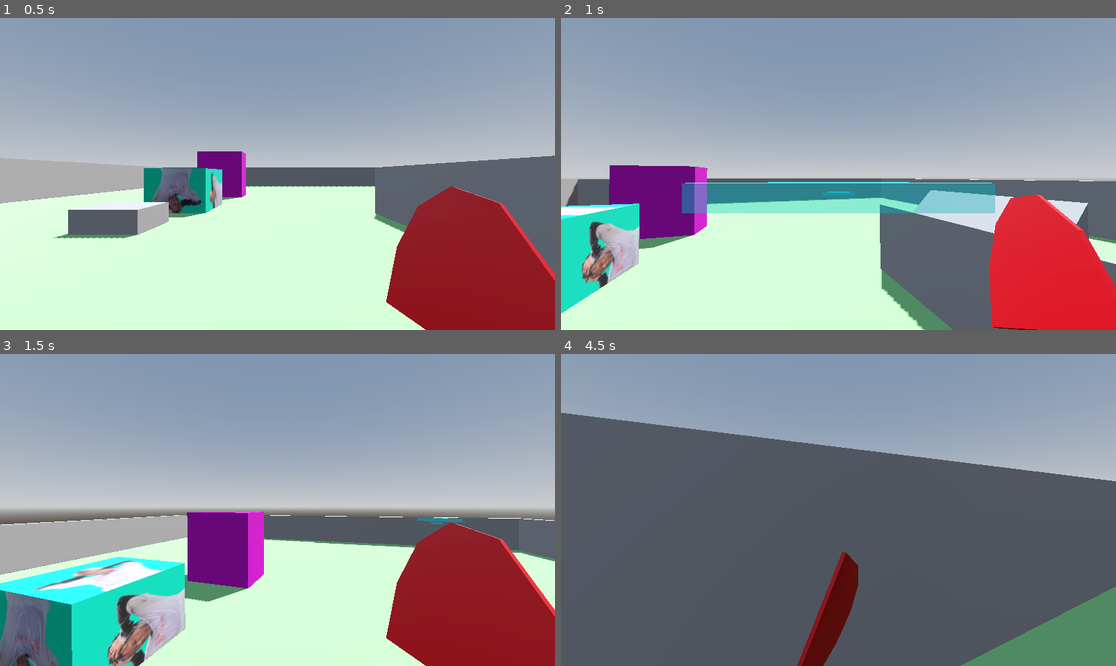
Above: before the commit, frames 1-4 (two rows, left to right).
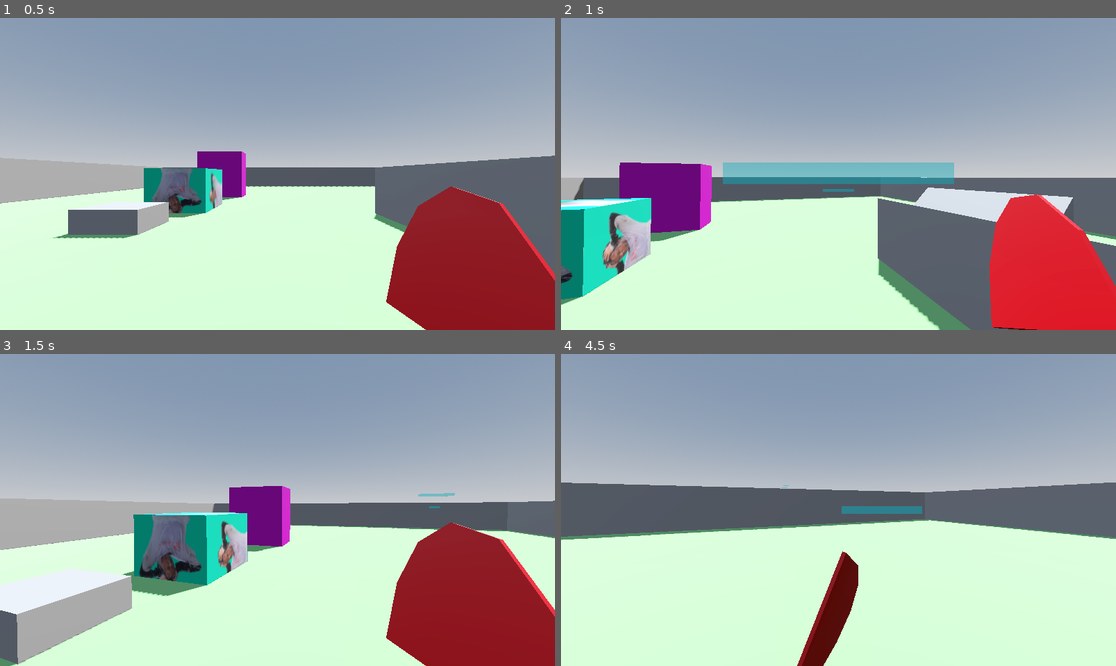
Above: after the commit, the same moments.

Repository: AngeloManlangit/BahalaNa.gd
Game: Godot game, scene res://scenes/game.tscn
Same seed, same stepped clock (60 frames per second), same inputs: the game is played once before the commit and once after it.
Inputs (mouse positions are in pixels of both pictures, inside the frame that each line leads up to):
- Up to frame 1 (0.5 s): no input
- Up to frame 2 (1 s): tap Enter (ui_accept) at 0.5 s; move the mouse to (866, 174) at 0.52 s; press the mouse at (866, 174) at 0.53 s; hold W (move_up) from 0.53 s (still down); tap Space (jump) at 0.77, 0.8 s
- Up to frame 3 (1.5 s): keep holding W (move_up); tap Space (jump) at 1.07, 1.35 s; move the mouse to (249, 510) at 1.27 s; release the mouse at (249, 510) at 1.28 s
- Up to frame 4 (4.5 s): tap Space (jump) at 1.52, 1.82, 2.3, 3.02, 3.32, 3.6, 3.77, 4.07 s; click (810, 510) at 1.55 s; move the mouse to (849, 503) at 2.02 s; press the mouse at (849, 503) at 2.03 s; move the mouse to (832, 516) at 2.77 s; release the mouse at (832, 516) at 2.78 s; click (832, 516) at 2.85 s; move the mouse to (877, 513) at 3.52 s; click (877, 513) at 3.67 s; tap Escape at 4.15 s; move the mouse to (672, 463) at 4.27 s; release W (move_up) at 4.28 s; hold A (move_left) from 4.28 s (still down); click (672, 463) at 4.35 s

Frame 1 is identical in both runs. In frame 2, 15% of the frame differs, in the area x 0-100%, y 46-100%; in frame 3, 24%; in frame 4, 56%, in the area x 0-100%, y 18-100%.

Commit message:
Working fan ability

Diff:
--- a/scenes/player.tscn
+++ b/scenes/player.tscn
@@ -1,8 +1,10 @@
-[gd_scene load_steps=10 format=3 uid="uid://cbcsaqa08rnq3"]
+[gd_scene load_steps=12 format=3 uid="uid://cbcsaqa08rnq3"]
 
 [ext_resource type="Texture2D" uid="uid://d38inaf4yhtfe" path="res://assets/goofy.png" id="1_3vyb7"]
 [ext_resource type="Script" uid="uid://chvc3jetbh6ws" path="res://scripts/player.gd" id="1_g2els"]
 [ext_resource type="PackedScene" uid="uid://c2qr4p6u8xxje" path="res://scenes/fan.tscn" id="3_qhqgy"]
+[ext_resource type="Script" uid="uid://bqcwjcp13ando" path="res://scripts/item_scripts.gd" id="4_qlg0r"]
+[ext_resource type="Script" uid="uid://ba6cx67kj5sca" path="res://scripts/fan.gd" id="5_tuyoq"]
 
 [sub_resource type="StandardMaterial3D" id="StandardMaterial3D_3vyb7"]
 albedo_texture = ExtResource("1_3vyb7")
@@ -12,6 +14,33 @@
 
 [sub_resource type="ConvexPolygonShape3D" id="ConvexPolygonShape3D_qhqgy"]
 points = PackedVector3Array(-0.12520654, -0.532801, -0.4805069, 0.022783129, 0.4760704, 0.49888408, 0.16971254, 0.55914 …(1084 unchanged characters)…
+
+[sub_resource type="Animation" id="Animation_dqkch"]
+length = 0.001
+tracks/0/type = "value"
+tracks/0/imported = false
+tracks/0/enabled = true
+tracks/0/path = NodePath(".:position")
+tracks/0/interp = 1
+tracks/0/loop_wrap = true
+tracks/0/keys = {
+"times": PackedFloat32Array(0),
+"transitions": PackedFloat32Array(1),
+"update": 0,
+"values": [Vector3(0.65, -0.65, -0.78)]
+}
+tracks/1/type = "value"
+tracks/1/imported = false
+tracks/1/enabled = true
+tracks/1/path = NodePath(".:rotation")
+tracks/1/interp = 1
+tracks/1/loop_wrap = true
+tracks/1/keys = {
+"times": PackedFloat32Array(0),
+"transitions": PackedFloat32Array(1),
+"update": 0,
+"values": [Vector3(-0.2268928, -1.5184364, 0.19198622)]
+}
 
 [sub_resource type="Animation" id="Animation_qhqgy"]
 resource_name = "shoot"
@@ -42,33 +71,6 @@
 "values": [Vector3(-0.2268928, -1.5184364, 0.19198622), Vector3(-0.0837758, -2.4364796, 1.5969763), Vector3(-0.37524578, -2.2671826, 1.8692477), Vector3(0.20594884, -0.22340214, 1.6091936), Vector3(-0.2268928, -1.5184364, 0.19198622)]
 }
 
-[sub_resource type="Animation" id="Animation_dqkch"]
-length = 0.001
-tracks/0/type = "value"
-tracks/0/imported = false
-tracks/0/enabled = true
-tracks/0/path = NodePath(".:position")
-tracks/0/interp = 1
-tracks/0/loop_wrap = true
-tracks/0/keys = {
-"times": PackedFloat32Array(0),
-"transitions": PackedFloat32Array(1),
-"update": 0,
-"values": [Vector3(0.65, -0.65, -0.78)]
-}
-tracks/1/type = "value"
-tracks/1/imported = false
-tracks/1/enabled = true
-tracks/1/path = NodePath(".:rotation")
-tracks/1/interp = 1
-tracks/1/loop_wrap = true
-tracks/1/keys = {
-"times": PackedFloat32Array(0),
-"transitions": PackedFloat32Array(1),
-"update": 0,
-"values": [Vector3(-0.2268928, -1.5184364, 0.19198622)]
-}
-
 [sub_resource type="AnimationLibrary" id="AnimationLibrary_qlg0r"]
 _data = {
 &"RESET": SubResource("Animation_dqkch"),
@@ -91,17 +93,23 @@
 [node name="Camera" type="Camera3D" parent="Head"]
 
 [node name="fan" parent="Head/Camera" instance=ExtResource("3_qhqgy")]
-transform = Transform3D(0.034396965, 0.13052814, -0.17028107, 0.067860276, 0.59301025, 0.03936643, 0.35698292, -0.12530462, 0.008924056, 0.65, -0.65, -0.78)
+transform = Transform3D(0.034396958, 0.13052814, -0.17028107, 0.06786026, 0.59301025, 0.03936643, 0.35698283, -0.12530462, 0.008924056, 0.65, -0.65, -0.78)
 
 [node name="AnimationPlayer" type="AnimationPlayer" parent="Head/Camera/fan"]
 libraries = {
 &"": SubResource("AnimationLibrary_qlg0r")
 }
 
-[node name="RayCast3D" type="RayCast3D" parent="Head/Camera"]
+[node name="Aim" type="RayCast3D" parent="Head/Camera"]
 transform = Transform3D(1, 0, 0, 0, 1, 0, 0, 0, 1, 0, 0, -0.46404567)
 target_position = Vector3(0, 0, -0.6)
 
 [node name="Coyote_Timer" type="Timer" parent="."]
 
+[node name="Item_Scripts" type="Node" parent="."]
+script = ExtResource("4_qlg0r")
+
+[node name="Fan" type="Node" parent="Item_Scripts"]
+script = ExtResource("5_tuyoq")
+
 [connection signal="timeout" from="Coyote_Timer" to="." method="on_coyote_timeout"]
--- /dev/null
+++ b/scripts/fan.gd
@@ -0,0 +1,38 @@
+class_name Fan
+extends Items
+
+@onready var head: Node3D = $"../../Head"
+@onready var camera: Camera3D = $"../../Head/Camera"
+
+@onready var item_animation: AnimationPlayer = $Head/Camera/fan/AnimationPlayer
+@onready var item_aim: RayCast3D = $Head/Camera/Aim
+var fan_jumped: bool = false
+var fan_cooldown_time: float = 0.1
+
+var windslash = load("res://scenes/windslash.tscn")
+var instance
+
+func apply_shoot():
+	if !item_animation.is_playing():
+		item_animation.play("shoot")
+		generate_windslash()
+		if !is_on_floor():
+			# parameter for the power of the backblast
+			fan_blast(10)
+
+func generate_windslash():
+	instance = windslash.instantiate()
+	instance.position = item_aim.global_position
+	instance.transform.basis = item_aim.global_transform.basis
+	get_parent().add_child(instance)
+
+func fan_blast(blast_power: float):
+	# for the backward motion
+	velocity.x = -head.basis.x.z * (blast_power / 2)
+	velocity.z = head.basis.x.x * (blast_power / 2)
+	velocity.y = -camera.basis.y.z * blast_power
+	fan_jumped = true
+	get_tree().create_timer(fan_cooldown_time).timeout.connect(on_fan_blast_timeout)
+
+func on_fan_blast_timeout():
+	fan_jumped = false
--- /dev/null
+++ b/scripts/item_scripts.gd
@@ -0,0 +1,2 @@
+class_name Items
+extends CharacterBody3D
--- a/scripts/player.gd
+++ b/scripts/player.gd
@@ -22,7 +22,9 @@
 
 # items
 @onready var item_animation: AnimationPlayer = $Head/Camera/fan/AnimationPlayer
-@onready var item_aim: RayCast3D = $Head/Camera/RayCast3D
+@onready var item_aim: RayCast3D = $Head/Camera/Aim
+var fan_jumped: bool = false
+var fan_cooldown_time: float = 0.1
 
 var windslash = load("res://scenes/windslash.tscn")
 var instance
@@ -71,25 +73,26 @@
 	var input_dir := Input.get_vector("move_left", "move_right", "move_up", "move_down")
 	var direction := (head.transform.basis * Vector3(input_dir.x, 0, input_dir.y)).normalized()
 
-	if direction:
-		velocity.x = direction.x * SPEED
-		velocity.z = direction.z * SPEED
-	else:
-		velocity.x = lerp(velocity.x, direction.x * SPEED, delta * weight)
-		velocity.z = lerp(velocity.z, direction.z * SPEED, delta * weight)
+	if !fan_jumped:
+		if direction:
+			velocity.x = direction.x * SPEED
+			velocity.z = direction.z * SPEED
+		else:
+			velocity.x = lerp(velocity.x, direction.x * SPEED, delta * weight)
+			velocity.z = lerp(velocity.z, direction.z * SPEED, delta * weight)
 
 	# using item
 	if Input.is_action_pressed("shoot") and mouse_captured:
 		if !item_animation.is_playing():
-			print("Shooting")
 			item_animation.play("shoot")
-			instance = windslash.instantiate()
-			instance.position = item_aim.global_position
-			instance.transform.basis = item_aim.global_transform.basis
-			get_parent().add_child(instance)
+			generate_windslash()
+			if !is_on_floor():
+				# parameter for the power of the backblast
+				fan_blast(10)
 
 	move_and_slide()
 
+# movement functions
 func Jump() -> void:
 	velocity.y = JUMP_VELOCITY
 	jump_available = false
@@ -100,6 +103,7 @@
 func on_jump_buffer_timeout():
 	jump_buffer = false
 
+# mouse functions
 func capture_mouse():
 	Input.set_mouse_mode(Input.MOUSE_MODE_CAPTURED)
 	mouse_captured = true
@@ -107,3 +111,21 @@
 func release_mouse():
 	Input.set_mouse_mode(Input.MOUSE_MODE_VISIBLE)
 	mouse_captured = false
+
+# item functions
+func generate_windslash():
+	instance = windslash.instantiate()
+	instance.position = item_aim.global_position
+	instance.transform.basis = item_aim.global_transform.basis
+	get_parent().add_child(instance)
+
+func fan_blast(blast_power: float):
+	# for the backward motion
+	velocity.x = -head.basis.x.z * (blast_power / 2)
+	velocity.z = head.basis.x.x * (blast_power / 2)
+	velocity.y = -camera.basis.y.z * blast_power
+	fan_jumped = true
+	get_tree().create_timer(jump_buffer_time).timeout.connect(on_fan_blast_timeout)
+
+func on_fan_blast_timeout():
+	fan_jumped = false
Not shown, added: scripts/fan.gd.uid
Not shown, added: scripts/item_scripts.gd.uid
